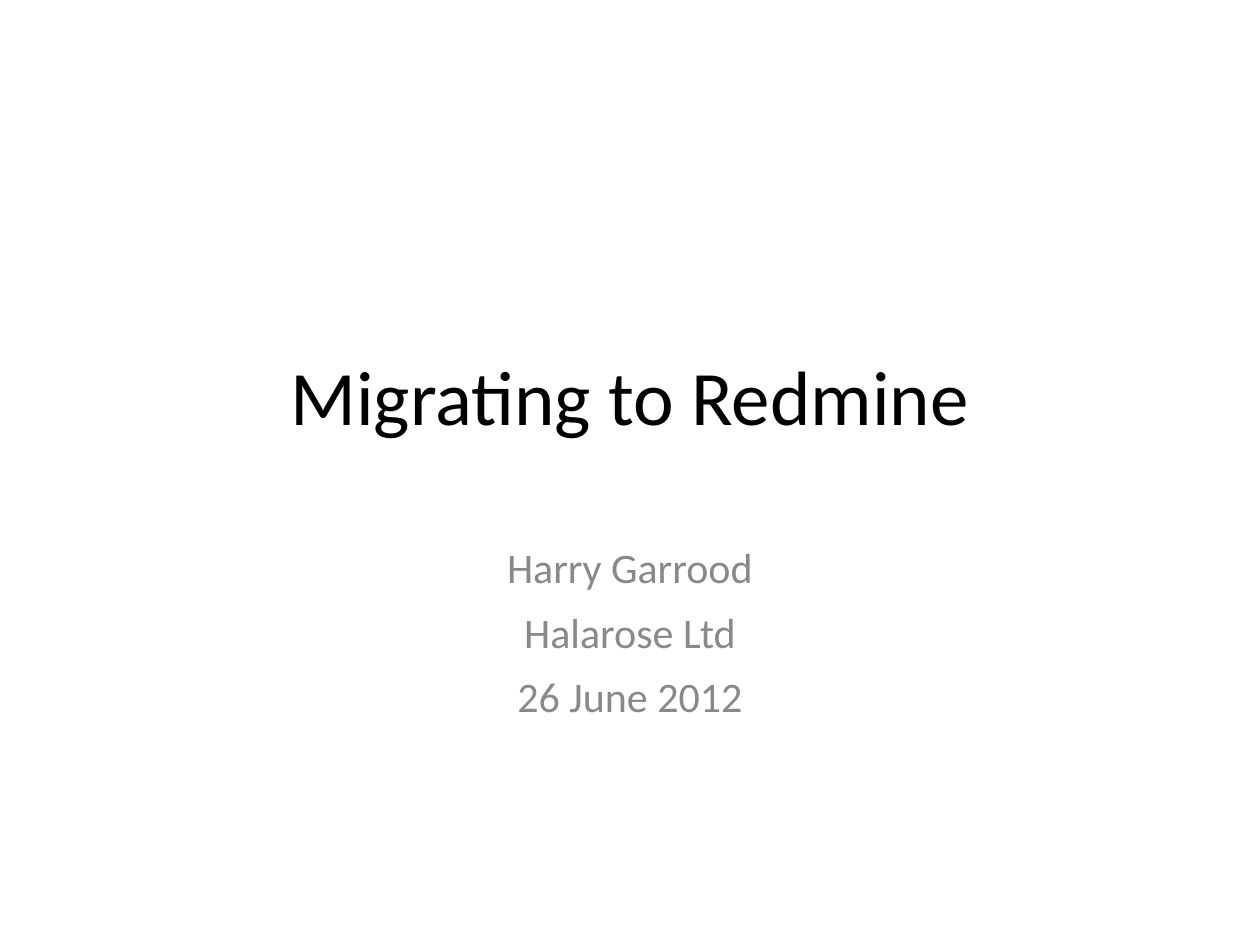
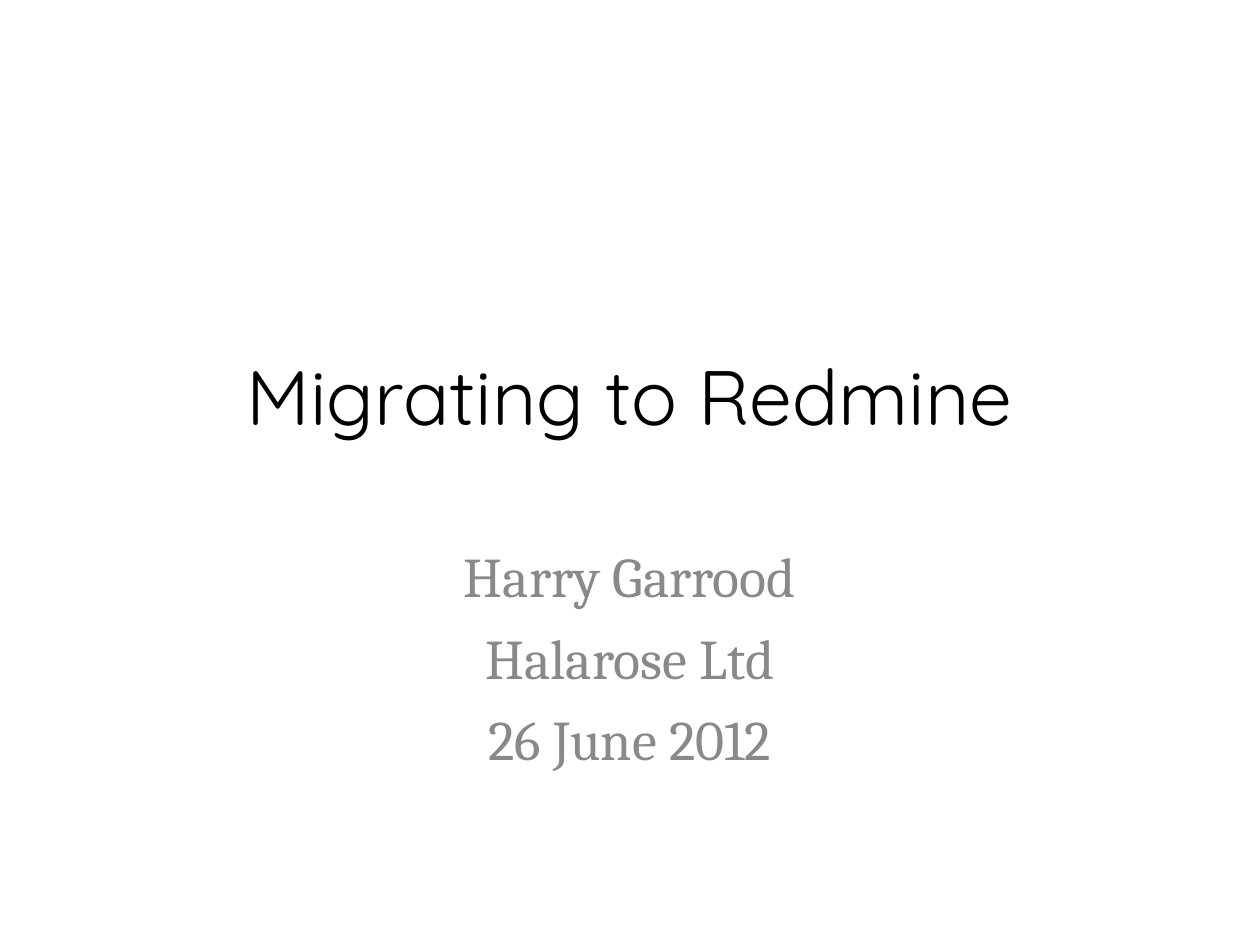
Before and after one commit to hdgarrood/yini-cttb-redmine, a slide deck: slide 1 of Migrating to Redmine.ppt. Drawn at 1260x945 pixels with LibreOffice and Linux fonts; fonts in the diff are those of the drawing; background and template pictures are left out. Boxes give left, top, right and bottom in pixels: in the first picture for what was removed or moved away, otherwise in the second. Text is boxed around its words. In the diff, an @@ line names an element or a change of style, - is before the commit and + after.

Commit message:
make it look good
done in ms office 2010 on windows -- probs best to keep all changes on
this platform from now on.
fixed all the styles so that they can all be changed together easily

```diff
--- a/Migrating to Redmine.ppt
+++ b/Migrating to Redmine.ppt
@@ title "Migrating to Redmine" at (247,368,1012,441): font Calibri to Quicksand @@
@@ subtitle "Harry Garrood" at (464,558,796,771): size 24 to 32 pt, font Calibri to Cambria @@
```
Also in this commit, not shown: 6 other slides changed.
